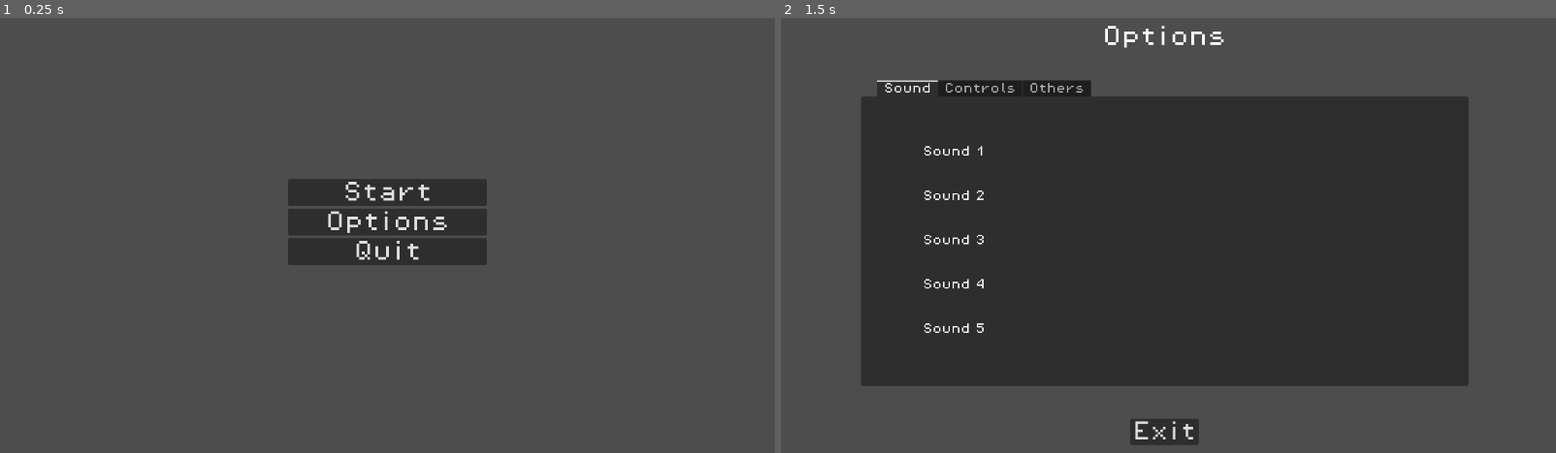
Above: before the commit, frames 1-2 (left to right).
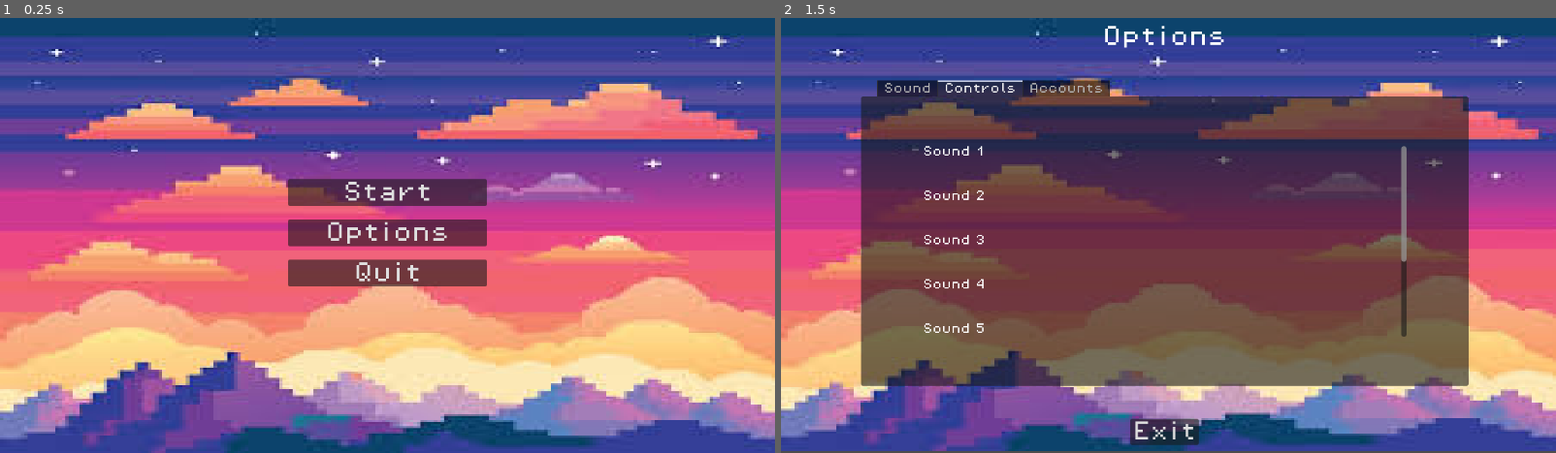
Above: after the commit, the same moments.

Repository: Ezennn/platformerMYR
Game: Godot game, scene res://scenes/menu.tscn
The game is run twice, just before and just after one commit, with the same random seed, the same clock (stepped at 60 frames per second) and the same inputs. This scene is started directly instead of the project's main scene.
Inputs:
- Up to frame 1 (0.25 s): no input
- Up to frame 2 (1.5 s): click "Options" at 0.5 s; tap Enter at 1.25 s; hold Right (move_right) from 1.28 s (still down); tap C (Dash) at 1.35 s

The runs differ from the first frame. In frame 1, 100% of the frame differs, in the area x 0-100%, y 0-100%; in frame 2, 98%.

Commit message:
New look for menu + options update

Diff:
--- a/scenes/menu.tscn
+++ b/scenes/menu.tscn
@@ -1,9 +1,13 @@
-[gd_scene load_steps=3 format=3 uid="uid://b2wboy6uv8wjp"]
+[gd_scene load_steps=5 format=3 uid="uid://b2wboy6uv8wjp"]
 
 [ext_resource type="Script" uid="uid://pjjy6stj4pi1" path="res://scenes/menu.gd" id="1_yqeox"]
+[ext_resource type="Texture2D" uid="uid://ku8ufnit3tym" path="res://assets/Screens/download.jpg" id="2_con2f"]
 [ext_resource type="FontFile" uid="uid://cbt5xvtsjjscv" path="res://assets/fonts/PixelOperator8.ttf" id="2_vjb58"]
 
+[sub_resource type="CanvasItemMaterial" id="CanvasItemMaterial_mhnvy"]
+
 [node name="Menu" type="Control"]
+material = SubResource("CanvasItemMaterial_mhnvy")
 layout_mode = 3
 anchors_preset = 15
 anchor_right = 1.0
@@ -11,6 +15,12 @@
 grow_horizontal = 2
 grow_vertical = 2
 script = ExtResource("1_yqeox")
+
+[node name="TextureRect" type="TextureRect" parent="."]
+layout_mode = 0
+offset_right = 1152.0
+offset_bottom = 648.0
+texture = ExtResource("2_con2f")
 
 [node name="VBoxContainer" type="VBoxContainer" parent="."]
 layout_mode = 1
@@ -25,6 +35,7 @@
 offset_bottom = 84.0
 grow_horizontal = 2
 grow_vertical = 2
+theme_override_constants/separation = 20
 
 [node name="Start" type="Button" parent="VBoxContainer"]
 layout_mode = 2
--- a/scenes/options_menu.tscn
+++ b/scenes/options_menu.tscn
@@ -1,7 +1,8 @@
-[gd_scene load_steps=4 format=3 uid="uid://dbx8s8a3oa8hy"]
+[gd_scene load_steps=5 format=3 uid="uid://dbx8s8a3oa8hy"]
 
 [ext_resource type="Script" uid="uid://qf2wgijeqbxm" path="res://scenes/options_menu.gd" id="1_ijpji"]
 [ext_resource type="FontFile" uid="uid://cbt5xvtsjjscv" path="res://assets/fonts/PixelOperator8.ttf" id="1_liyum"]
+[ext_resource type="Texture2D" uid="uid://ku8ufnit3tym" path="res://assets/Screens/download.jpg" id="2_lfjc7"]
 [ext_resource type="PackedScene" uid="uid://dtgwrseav8ail" path="res://scenes/settings_tab_container.tscn" id="3_hm4m4"]
 
 [node name="Options_Menu" type="Control"]
@@ -12,6 +13,12 @@
 grow_horizontal = 2
 grow_vertical = 2
 script = ExtResource("1_ijpji")
+
+[node name="TextureRect" type="TextureRect" parent="."]
+layout_mode = 0
+offset_right = 1152.0
+offset_bottom = 645.0
+texture = ExtResource("2_lfjc7")
 
 [node name="MarginContainer" type="MarginContainer" parent="."]
 layout_mode = 0
--- a/scenes/settings_tab_container.tscn
+++ b/scenes/settings_tab_container.tscn
@@ -27,9 +27,10 @@
 theme_override_constants/icon_separation = 24
 theme_override_constants/icon_max_width = 24
 theme_override_fonts/font = ExtResource("1_xpwon")
-current_tab = 0
+current_tab = 1
 
 [node name="Sound" type="TabBar" parent="TabContainer"]
+visible = false
 layout_mode = 2
 theme_override_fonts/font = ExtResource("1_xpwon")
 theme_override_font_sizes/font_size = 15
@@ -86,7 +87,6 @@
 justification_flags = 171
 
 [node name="Controls" type="TabBar" parent="TabContainer"]
-visible = false
 layout_mode = 2
 theme_override_fonts/font = ExtResource("1_xpwon")
 theme_override_font_sizes/font_size = 15
@@ -111,38 +111,59 @@
 theme_override_constants/margin_right = 24
 theme_override_constants/margin_bottom = 24
 
-[node name="VBoxContainer" type="VBoxContainer" parent="TabContainer/Controls/MarginContainer"]
+[node name="ScrollContainer" type="ScrollContainer" parent="TabContainer/Controls/MarginContainer"]
+layout_mode = 2
+
+[node name="VBoxContainer" type="VBoxContainer" parent="TabContainer/Controls/MarginContainer/ScrollContainer"]
 layout_mode = 2
 theme_override_constants/separation = 50
 
-[node name="Label" type="Label" parent="TabContainer/Controls/MarginContainer/VBoxContainer"]
+[node name="Label" type="Label" parent="TabContainer/Controls/MarginContainer/ScrollContainer/VBoxContainer"]
 layout_mode = 2
 theme_override_fonts/font = ExtResource("1_xpwon")
 text = "Sound 1"
 
-[node name="Label2" type="Label" parent="TabContainer/Controls/MarginContainer/VBoxContainer"]
+[node name="Label2" type="Label" parent="TabContainer/Controls/MarginContainer/ScrollContainer/VBoxContainer"]
 layout_mode = 2
 theme_override_fonts/font = ExtResource("1_xpwon")
 text = "Sound 2"
 
-[node name="Label3" type="Label" parent="TabContainer/Controls/MarginContainer/VBoxContainer"]
+[node name="Label3" type="Label" parent="TabContainer/Controls/MarginContainer/ScrollContainer/VBoxContainer"]
 layout_mode = 2
 theme_override_fonts/font = ExtResource("1_xpwon")
 text = "Sound 3"
 
-[node name="Label4" type="Label" parent="TabContainer/Controls/MarginContainer/VBoxContainer"]
+[node name="Label4" type="Label" parent="TabContainer/Controls/MarginContainer/ScrollContainer/VBoxContainer"]
 layout_mode = 2
 theme_override_fonts/font = ExtResource("1_xpwon")
 text = "Sound 4"
 justification_flags = 171
 
-[node name="Label5" type="Label" parent="TabContainer/Controls/MarginContainer/VBoxContainer"]
-layout_mode = 2
-theme_override_fonts/font = ExtResource("1_xpwon")
-text = "Sound 5"
-justification_flags = 171
-
-[node name="Others" type="TabBar" parent="TabContainer"]
+[node name="Label5" type="Label" parent="TabContainer/Controls/MarginContainer/ScrollContainer/VBoxContainer"]
+layout_mode = 2
+theme_override_fonts/font = ExtResource("1_xpwon")
+text = "Sound 5"
+justification_flags = 171
+
+[node name="Label6" type="Label" parent="TabContainer/Controls/MarginContainer/ScrollContainer/VBoxContainer"]
+layout_mode = 2
+theme_override_fonts/font = ExtResource("1_xpwon")
+text = "Sound 5"
+justification_flags = 171
+
+[node name="Label7" type="Label" parent="TabContainer/Controls/MarginContainer/ScrollContainer/VBoxContainer"]
+layout_mode = 2
+theme_override_fonts/font = ExtResource("1_xpwon")
+text = "Sound 5"
+justification_flags = 171
+
+[node name="Label8" type="Label" parent="TabContainer/Controls/MarginContainer/ScrollContainer/VBoxContainer"]
+layout_mode = 2
+theme_override_fonts/font = ExtResource("1_xpwon")
+text = "Sound 5"
+justification_flags = 171
+
+[node name="Accounts" type="TabBar" parent="TabContainer"]
 visible = false
 layout_mode = 2
 theme_override_fonts/font = ExtResource("1_xpwon")
@@ -150,7 +171,7 @@
 tab_alignment = 1
 metadata/_tab_index = 2
 
-[node name="MarginContainer" type="MarginContainer" parent="TabContainer/Others"]
+[node name="MarginContainer" type="MarginContainer" parent="TabContainer/Accounts"]
 layout_mode = 1
 anchors_preset = 8
 anchor_left = 0.5
@@ -168,33 +189,33 @@
 theme_override_constants/margin_right = 24
 theme_override_constants/margin_bottom = 24
 
-[node name="VBoxContainer" type="VBoxContainer" parent="TabContainer/Others/MarginContainer"]
+[node name="VBoxContainer" type="VBoxContainer" parent="TabContainer/Accounts/MarginContainer"]
 layout_mode = 2
 theme_override_constants/separation = 50
 
-[node name="Label" type="Label" parent="TabContainer/Others/MarginContainer/VBoxContainer"]
+[node name="Label" type="Label" parent="TabContainer/Accounts/MarginContainer/VBoxContainer"]
 layout_mode = 2
 theme_override_fonts/font = ExtResource("1_xpwon")
 text = "Sound 1"
 
-[node name="Label2" type="Label" parent="TabContainer/Others/MarginContainer/VBoxContainer"]
+[node name="Label2" type="Label" parent="TabContainer/Accounts/MarginContainer/VBoxContainer"]
 layout_mode = 2
 theme_override_fonts/font = ExtResource("1_xpwon")
 text = "Sound 2"
 
-[node name="Label3" type="Label" parent="TabContainer/Others/MarginContainer/VBoxContainer"]
+[node name="Label3" type="Label" parent="TabContainer/Accounts/MarginContainer/VBoxContainer"]
 layout_mode = 2
 theme_override_fonts/font = ExtResource("1_xpwon")
 text = "Sound 3"
 
-[node name="Label4" type="Label" parent="TabContainer/Others/MarginContainer/VBoxContainer"]
+[node name="Label4" type="Label" parent="TabContainer/Accounts/MarginContainer/VBoxContainer"]
 layout_mode = 2
 theme_override_fonts/font = ExtResource("1_xpwon")
 text = "Sound 4"
 justification_flags = 171
 
-[node name="Label5" type="Label" parent="TabContainer/Others/MarginContainer/VBoxContainer"]
-layout_mode = 2
-theme_override_fonts/font = ExtResource("1_xpwon")
-text = "Sound 5"
-justification_flags = 171
+[node name="Label5" type="Label" parent="TabContainer/Accounts/MarginContainer/VBoxContainer"]
+layout_mode = 2
+theme_override_fonts/font = ExtResource("1_xpwon")
+text = "Sound 5"
+justification_flags = 171
Binary file added: assets/Screens/download.jpg
Not shown, added: assets/Screens/download.jpg.import
